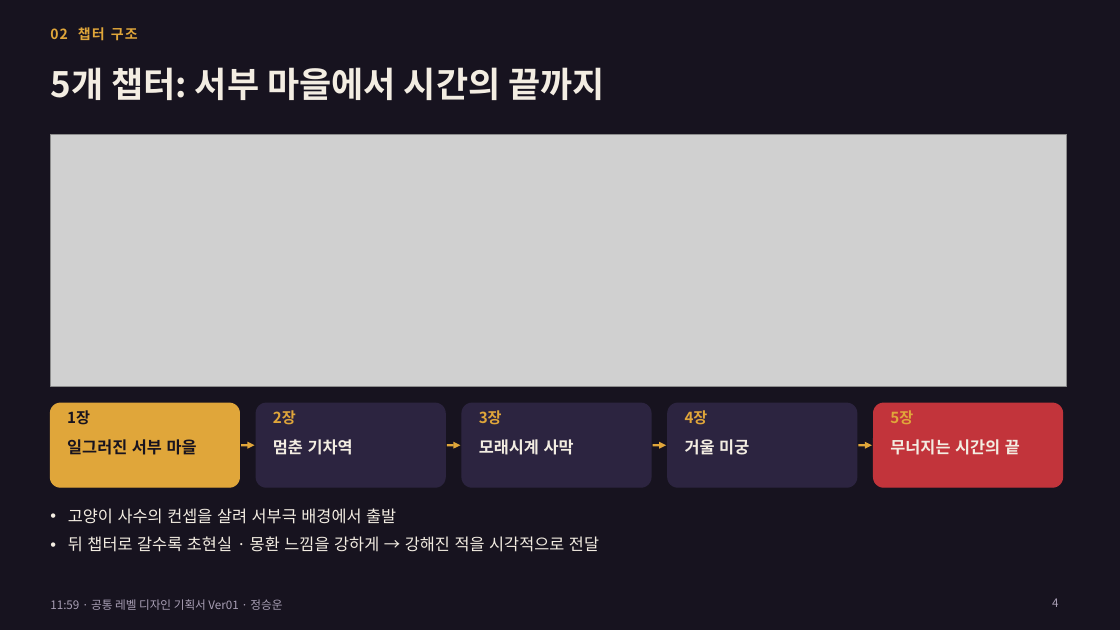
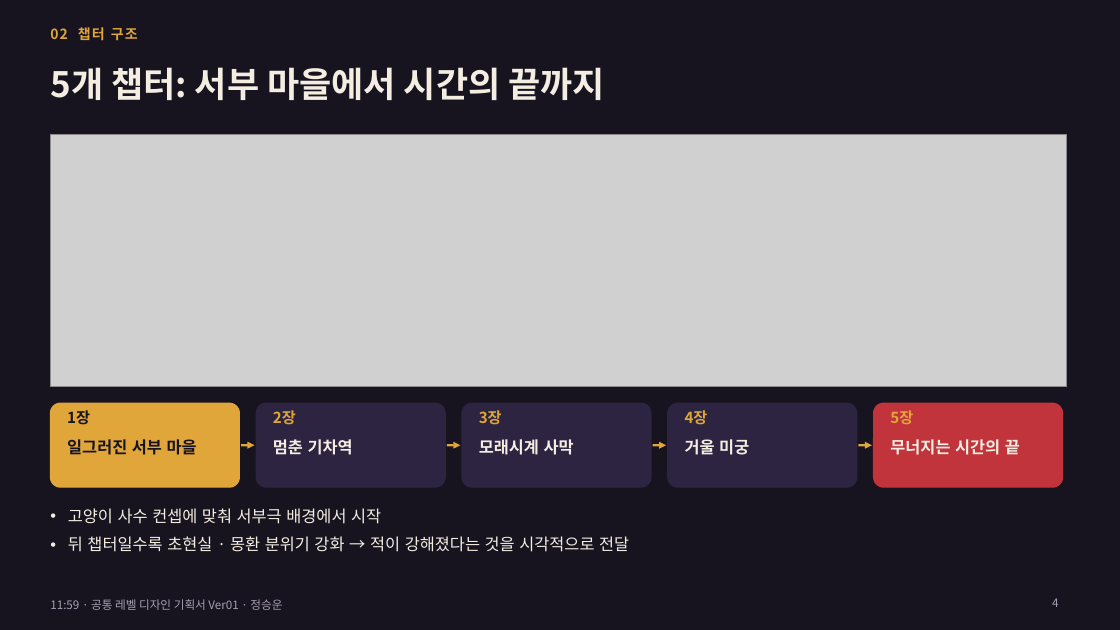
Before and after one commit to inory16351/Cat_Tang, a slide deck: slide 4 of docs/1159_공통_레벨디자인_기획서_20261116_정승운_Ver01.pptx. Drawn at 1120x630 pixels with LibreOffice and Linux fonts; fonts in the diff are those of the drawing; grey boxes stand for pictures. Boxes give left, top, right and bottom in pixels: in the first picture for what was removed or moved away, otherwise in the second. Text is boxed around its words. In the diff, an @@ line names an element or a change of style, - is before the commit and + after.

```diff
--- a/docs/1159_공통_레벨디자인_기획서_20261116_정승운_Ver01.pptx
+++ b/docs/1159_공통_레벨디자인_기획서_20261116_정승운_Ver01.pptx
@@ text at bbox=[68, 508, 629, 552]: text changed @@
-• 고양이 사수의 컨셉을 살려 서부극 배경에서 출발
-• 뒤 챕터로 갈수록 초현실 · 몽환 느낌을 강하게 → 강해진 적을 시각적으로 전달
+• 고양이 사수 컨셉에 맞춰 서부극 배경에서 시작
+• 뒤 챕터일수록 초현실 · 몽환 분위기 강화 → 적이 강해졌다는 것을 시각적으로 전달
```
Also in this commit, not shown: 9 other slides changed, 1 other file.
